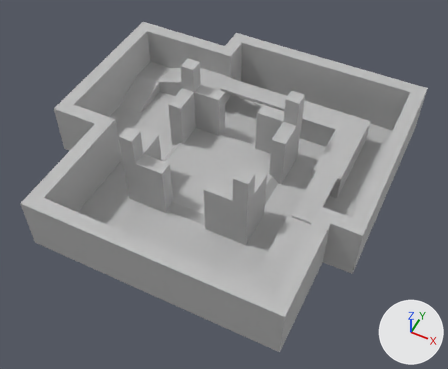
Renders of the FBX model Content/scenes/q3t5.fbx from each side of a commit.
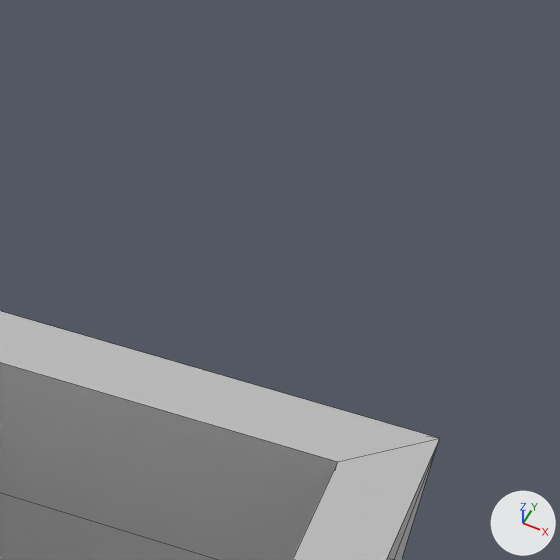
The first picture shows the older version from a camera (50 mm lens) standing at (0.292, -0.547, 0.662) and looking at (0.038, -0.04, 0.028). The close-ups show both versions on the part from 79% to 100% of the width and 4% to 30% of the height of that picture; other places that the commit changed are outside them. Every picture has the same lights, and +X, +Y and +Z are marked at lower right. The close-ups show mesh edges as thin lines. Where no turn or scale is listed for an object, it has been applied to the vertices.

Script lines for the objects in view, before the commit:
```python
me_mesh = bpy.data.meshes.new('Mesh')
me_mesh.from_pydata(...)  # 138 vertices, 191 faces; spans x -0.22..0.24, y -0.22..0.22, z 0.0..0.08
me_mesh.materials.append(mat_phong1)  # grey #bcbcbc
ob_thefailure_pplane1 = bpy.data.objects.new('theFailure:pPlane1', me_mesh)
ob_thefailure_pplane1.location = (0.0, 0.0, 0.0)
```
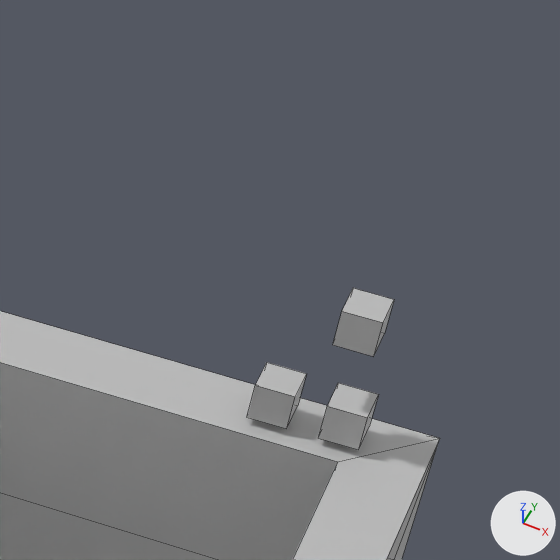
Edits to the bpy script that builds the scene:
```text
Add me_mesh_019:
    me_mesh_019.from_pydata(...)  # a box spanning x -0.005..0.005, y -0.005..0.005, z -0.005..0.005
    me_mesh_019.materials.append(mat_phong1)  # grey #bcbcbc
Add ob_pcube9:
    ob_pcube9 = bpy.data.objects.new('pCube9', me_mesh_019)
    ob_pcube9.location = (0.2159, 0.209, 0.1147)
Add ob_pcube8:
    ob_pcube8 = bpy.data.objects.new('pCube8', me_mesh_019.copy())
    ob_pcube8.location = (0.2007, 0.209, 0.0871)
Add ob_pcube7:
    ob_pcube7 = bpy.data.objects.new('pCube7', me_mesh_019.copy())
    ob_pcube7.location = (0.2186, 0.209, 0.0871)
```

Where the change shows, as pixel boxes (x1, y1, x2, y2) in the close-ups (560 x 560 px):
'pCube9', added
    after: (333, 288, 394, 356)
'pCube7', added
    after: (318, 383, 379, 450)
'pCube8', added
    after: (247, 362, 306, 429)
